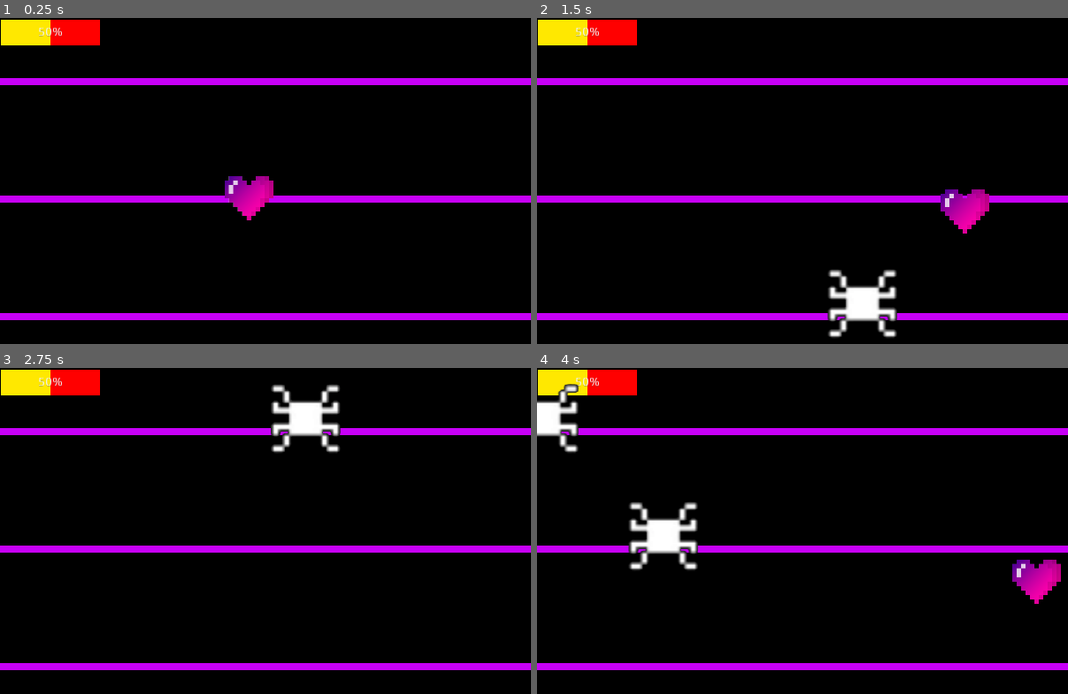
Above: before the commit, frames 1-4 (two rows, left to right).
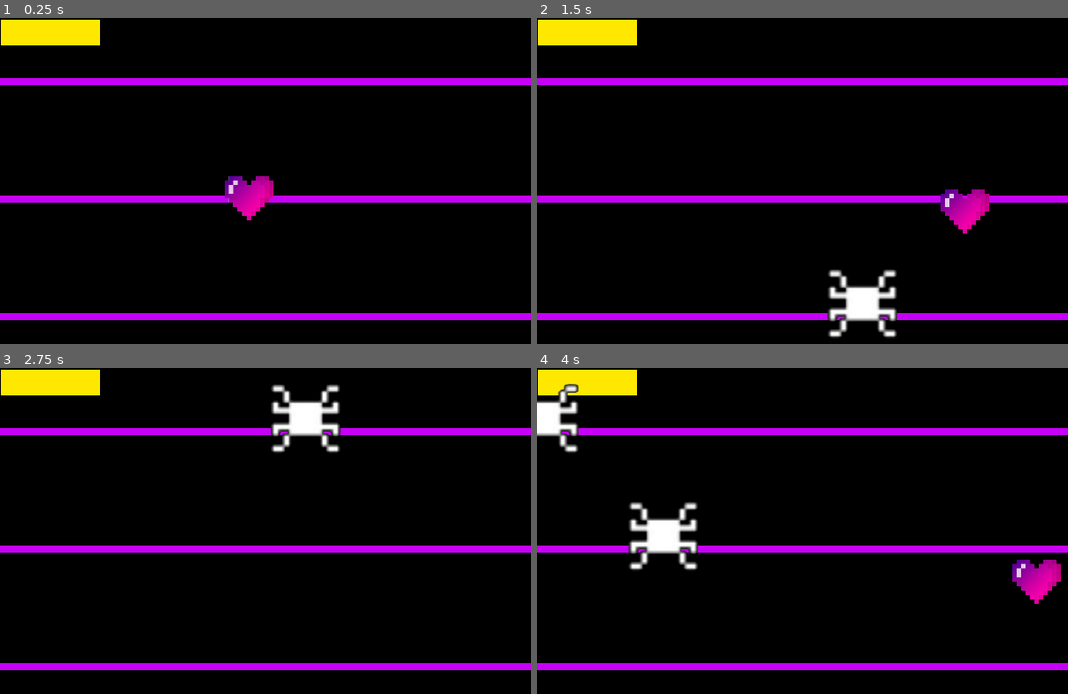
Above: after the commit, the same moments.

Repository: Regnatif/MuffetFight
Game: Godot game, scene res://Scenes/GameScene.tscn
Two runs of this game, one before a commit and one after it. Both use one fixed random seed, a clock stepped at 60 frames per second and the inputs below.
Inputs:
- Up to frame 1 (0.25 s): no input
- Up to frame 2 (1.5 s): tap Enter at 0.5 s; hold Right (right) 0.53-1.28 s; hold Down (down) from 1.28 s (still down)
- Up to frame 3 (2.75 s): release Down (down) at 2.03 s; hold Right (right) from 2.03 s (still down)
- Up to frame 4 (4 s): release Right (right) at 2.78 s; hold Up (up) 2.78-3.53 s; hold Left (left) from 3.53 s (still down)

The runs differ from the first frame. In frame 1, 0.8% of the frame differs, in the area x 7-19%, y 0-9%; in frame 2, 0.8%; in frame 3, 0.8%; in frame 4, 0.8%.

Commit message:
Regnatif
Hp sistem bitti

Diff:
--- a/Scenes/GameScene.tscn
+++ b/Scenes/GameScene.tscn
@@ -2,7 +2,7 @@
 
 [ext_resource path="res://Scenes/Lines.tscn" type="PackedScene" id=1]
 [ext_resource path="res://Scenes/Heart.tscn" type="PackedScene" id=2]
-[ext_resource path="res://Sprites/SpawnSpider.gd" type="Script" id=3]
+[ext_resource path="res://Scripts/SpawnSpider.gd" type="Script" id=3]
 [ext_resource path="res://Scenes/Health.tscn" type="PackedScene" id=4]
 
 [node name="GameScene" type="Node2D"]
--- a/Scenes/Health.tscn
+++ b/Scenes/Health.tscn
@@ -24,4 +24,8 @@
 custom_styles/bg = SubResource( 2 )
 max_value = 20.0
 value = 10.0
+percent_visible = false
 script = ExtResource( 1 )
+__meta__ = {
+"_edit_use_anchors_": false
+}
--- a/Scripts/ProgressBar.gd
+++ b/Scripts/ProgressBar.gd
@@ -5,11 +5,9 @@
 
 
 func _ready():
-	var maxplayerhealth = player.instance().maxhealth
-	max_value = maxplayerhealth
+	max_value = get_tree().root.get_node("GameScene").get_node("Heart").maxhealth
 	pass
 
 func _process(delta):
-	var curplayerhealth = player.instance().currenthealth
-	print(curplayerhealth)
+	value = get_tree().root.get_node("GameScene").get_node("Heart").currenthealth
 	pass
Renamed: Sprites/SpawnSpider.gd -> Scripts/SpawnSpider.gd
